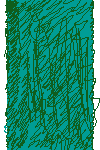
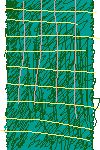
Layered file, before and after one edit (100x150). Changes by layer:
added layer "图层 2" above "图层 1" over [0, 0, 100, 141]
